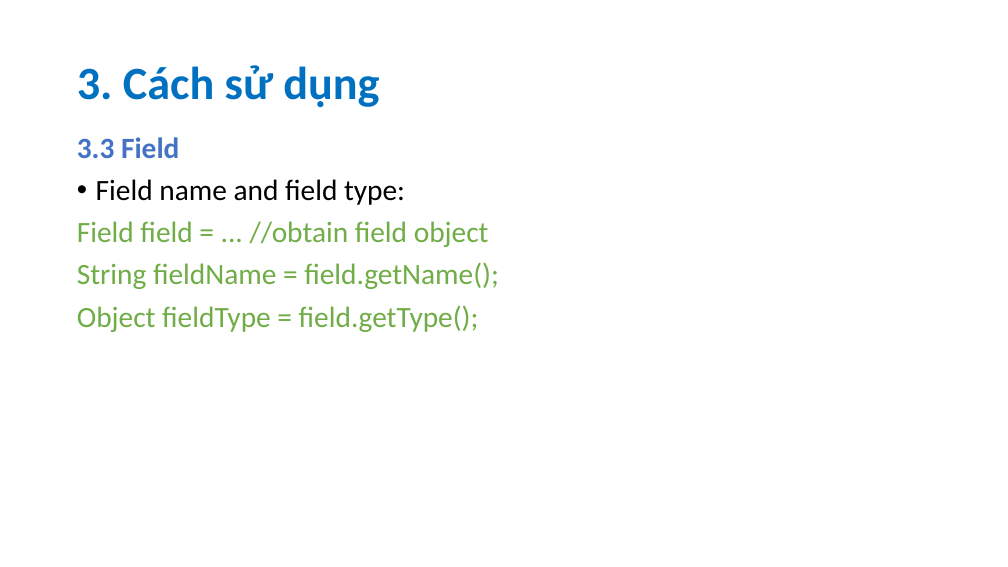
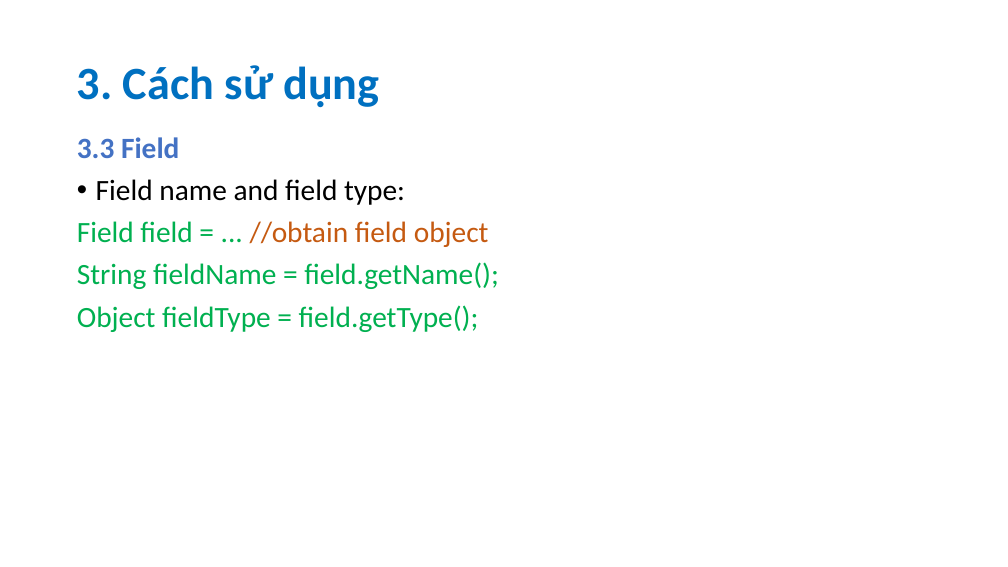
Before and after one commit to quanguefa23/Seminar-Java-Reflection, a slide deck: slide 12 of slide.pptx. Drawn at 1008x567 pixels with LibreOffice and Linux fonts; fonts in the diff are those of the drawing. Boxes give left, top, right and bottom in pixels: in the first picture for what was removed or moved away, otherwise in the second. Text is boxed around its words. In the diff, an @@ line names an element or a change of style, - is before the commit and + after.

```diff
--- a/slide.pptx
+++ b/slide.pptx
@@ text at (77, 221, 499, 332): text colour #70AD47 to #00B050 in "Field field = ...", "String fieldName = field.getName();", "Object fieldType = field.getType();"; text colour #70AD47 to #C55A11 in "//obtain field object" @@
```
Also in this commit, not shown: 10 other slides changed, 3 slides added, 1 other file.
